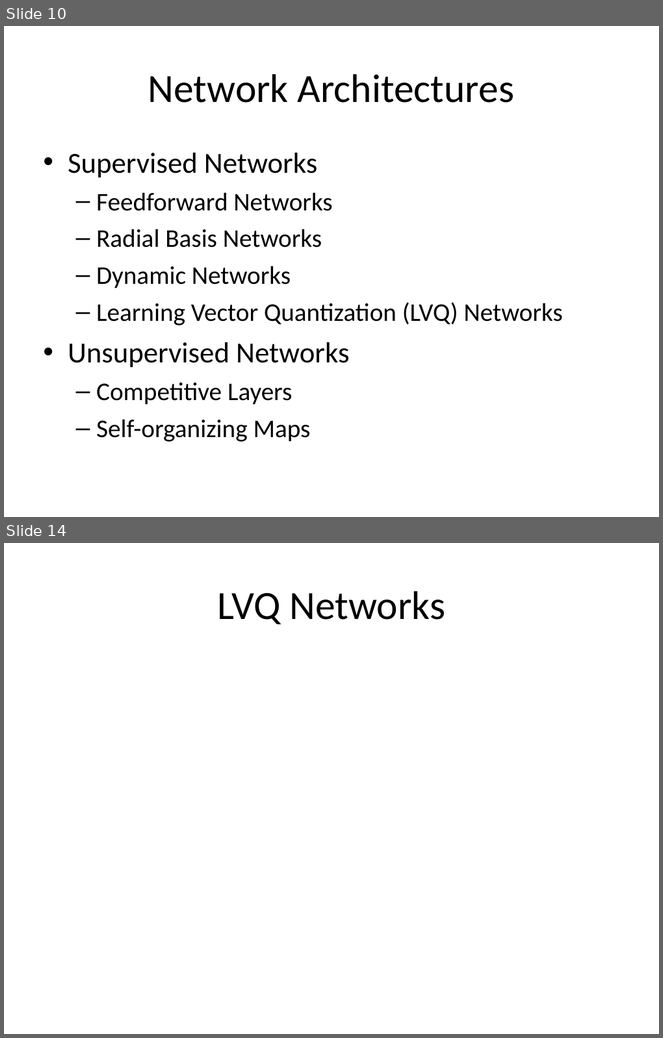
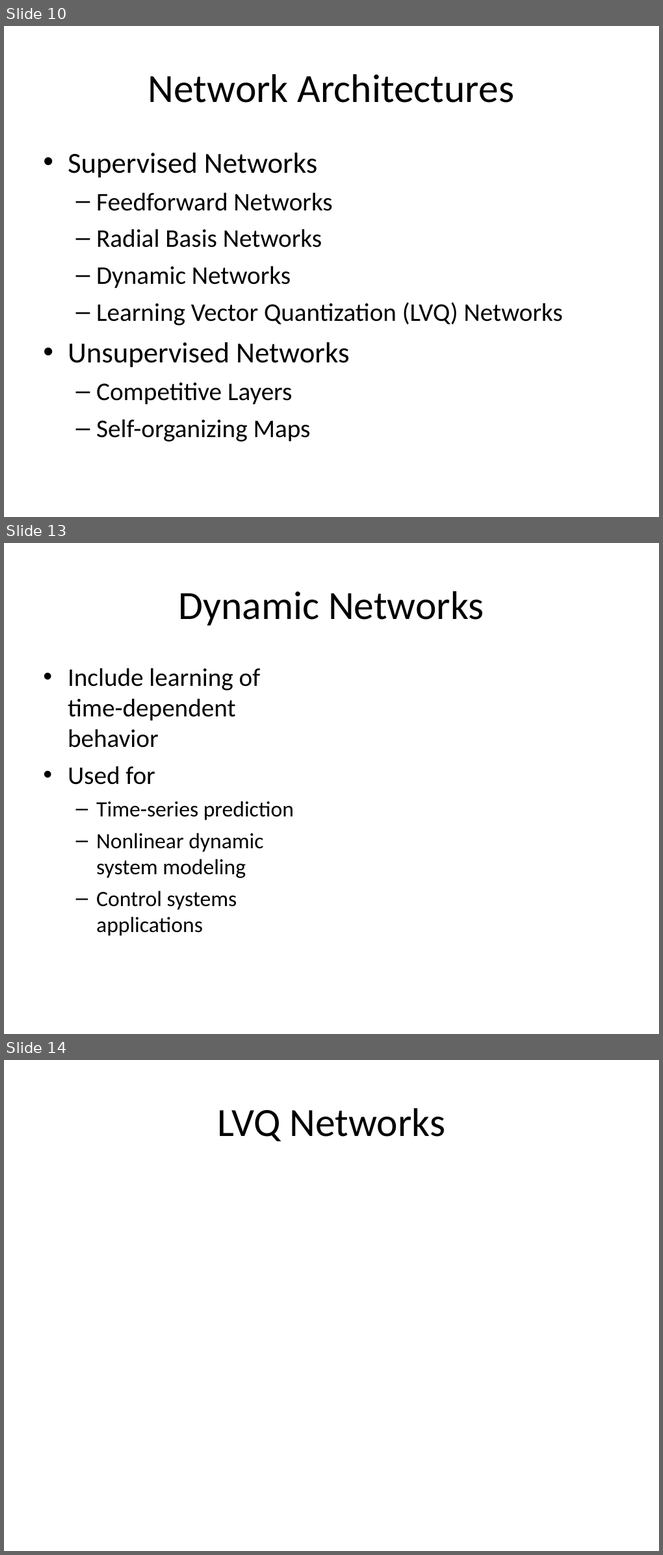
Before and after one commit to mazzas/School, a slide deck: SE4910/Project/Neural Network Toolbox.ppt. Shown one above the other, each under a label of ours: slides 10 and 14 before the commit, slides 10, 13 and 14 after it; the slides between them are not shown. The pictures are 663x1038 and 663x1555 pixels, drawn with LibreOffice and Linux fonts; fonts in the diff are those of the drawing. Boxes give left, top, right and bottom in pixels: in the first picture for what was removed or moved away, otherwise in the second. Text is boxed around its words. In the diff, an @@ line names an element or a change of style, - is before the commit and + after.

```diff
--- a/SE4910/Project/Neural Network Toolbox.ppt
+++ b/SE4910/Project/Neural Network Toolbox.ppt
@@ slide 13 added at [4,543,659,1034], background #FFFFFF @@
@@ title added at [178,591,484,626], 44 pt, text #000000 @@
+Dynamic Networks
@@ text added at [68,668,294,936], 24 pt, text #000000 @@
+• Include learning of time-dependent behavior
+• Used for
+  – Time-series prediction
+  – Nonlinear dynamic system modeling
+  – Control systems applications
```
Also in this commit, not shown: 2 slides changed, 2 other slides added, 3 slides removed.
